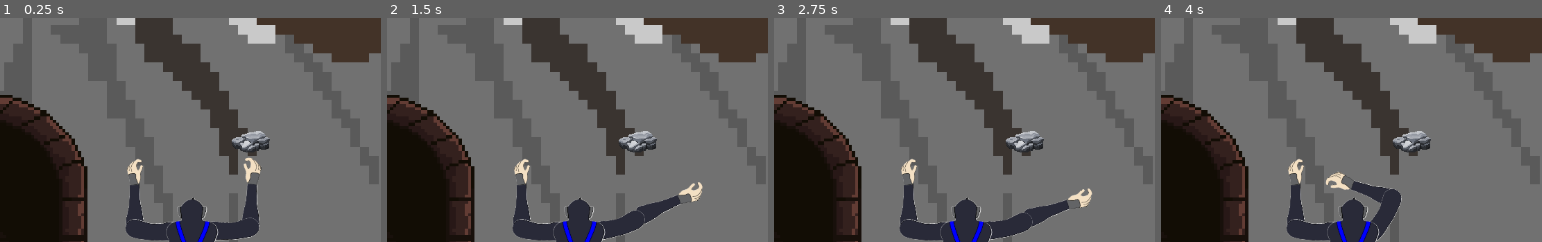
Above: before the commit, frames 1-4 (left to right).
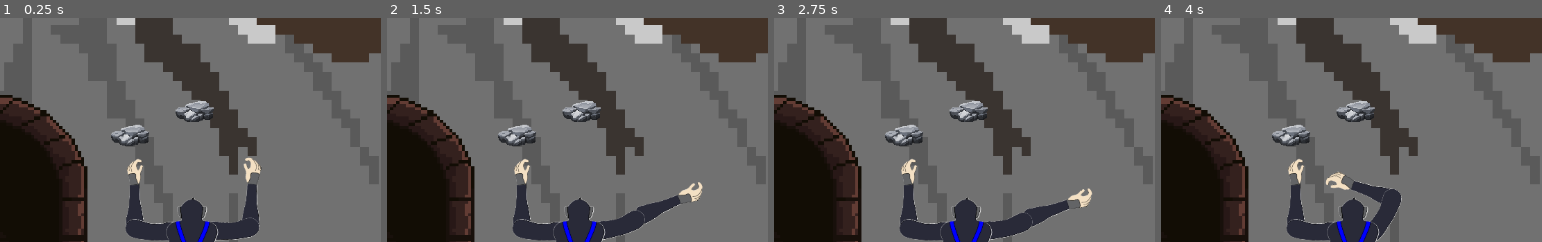
Above: after the commit, the same moments.

Repository: Igg2000/Juego_Escalada
Game: Godot game, scene res://scenes/mapa1.tscn
The game is run twice, just before and just after one commit, with the same random seed, the same clock (stepped at 60 frames per second) and the same inputs. This scene is started directly instead of the project's main scene.
Inputs:
- Up to frame 1 (0.25 s): no input
- Up to frame 2 (1.5 s): tap Enter at 0.5 s; hold Right 0.53-1.28 s; hold Shift 0.53-1.28 s; hold Down from 1.28 s (still down); tap Shift at 1.35 s
- Up to frame 3 (2.75 s): release Down at 2.03 s; hold Right from 2.03 s (still down); hold Shift from 2.03 s (still down)
- Up to frame 4 (4 s): release Right at 2.78 s; release Shift at 2.78 s; hold Up 2.78-3.53 s; tap Shift at 2.85 s; hold Left from 3.53 s (still down); hold Shift from 3.53 s (still down)
The pictures show only the part of the screen within x 22-72%, y 0-50%; the shares and areas given below are measured in that part.

The runs differ from the first frame. In frame 1, 1.8% of the frame differs, in the area x 29-71%, y 37-61%; in frame 2, 1.8%; in frame 3, 1.8%; in frame 4, 1.8%.

Commit message:
v.0.022
Ya hay detención en ambos brazos con las rocas

Diff:
--- a/scenes/jugador.tscn
+++ b/scenes/jugador.tscn
@@ -102,7 +102,7 @@
 
 [node name="AntebrazoDc" type="Sprite2D" parent="base" groups=["AntebrazoDc"]]
 position = Vector2(73.0613, -52.5254)
-rotation = 0.0402727
+rotation = 0.0402736
 scale = Vector2(0.349745, 0.349745)
 texture = ExtResource("1_lu4vh")
 
@@ -114,13 +114,14 @@
 scale = Vector2(3.50019, 3.50019)
 shape = SubResource("CapsuleShape2D_ep8sc")
 
-[node name="AntebrazoIc" type="Sprite2D" parent="base"]
+[node name="AntebrazoIc" type="Sprite2D" parent="base" groups=["AntebrazoIc"]]
 position = Vector2(-70.138, -57.5363)
-rotation = 0.00929869
+rotation = 0.00930107
 scale = Vector2(0.350067, 0.350067)
 texture = ExtResource("2_g37r3")
 
-[node name="Area2D" type="Area2D" parent="base/AntebrazoIc"]
+[node name="Area2D" type="Area2D" parent="base/AntebrazoIc" groups=["AntebrazoIc"]]
+collision_layer = 2
 
 [node name="CollisionShape2D" type="CollisionShape2D" parent="base/AntebrazoIc/Area2D"]
 position = Vector2(-9.09663, -95.5063)
@@ -128,13 +129,13 @@
 shape = SubResource("CapsuleShape2D_o418e")
 
 [node name="BrazoD" type="Sprite2D" parent="base"]
-position = Vector2(44.2349, -14.7113)
+position = Vector2(44.2348, -14.7113)
 rotation = 1.49704
 scale = Vector2(0.349945, 0.349945)
 texture = ExtResource("3_5343f")
 
 [node name="BrazoI" type="Sprite2D" parent="base"]
-position = Vector2(-40.8327, -18.1966)
+position = Vector2(-40.8328, -18.1966)
 rotation = -1.50377
 scale = Vector2(0.349953, 0.349953)
 texture = ExtResource("4_l3mph")
--- a/scenes/mapa1.tscn
+++ b/scenes/mapa1.tscn
@@ -580,7 +580,10 @@
 [node name="Rocas" type="Node2D" parent="."]
 
 [node name="Rock" parent="Rocas" instance=ExtResource("4_aa7cn")]
-position = Vector2(393, 243)
+position = Vector2(339, 214)
+
+[node name="Rock2" parent="Rocas" instance=ExtResource("4_aa7cn")]
+position = Vector2(277, 237)
 
 [node name="Jugador" parent="." instance=ExtResource("2_rgf5d")]
 position = Vector2(336, 340)
--- a/scripts/rock.gd
+++ b/scripts/rock.gd
@@ -10,15 +10,15 @@
 		print("Error: No se encontró el nodo Area2D en Rock")  # Mensaje de error
 
 func _on_body_entered(body):
-	print("Cuerpo detectado:", body.name)  # Verifica qué cuerpo está entrando
-	if body.is_in_group("AntebrazoDc"):
+	#print("Cuerpo detectado:", body.name)  # Verifica qué cuerpo está entrando
+	if body.is_in_group("AntebrazoIc"):
 		print("Brazo cerca de la roca")
 	else:
 		print("Otro cuerpo detectado:", body.name)  # Verifica si otros cuerpos están entrando
 
 func _on_body_exited(body):
-	print("Cuerpo que sale:", body.name)  # Verifica qué cuerpo está saliendo
-	if body.is_in_group("AntebrazoDc"):
+	#print("Cuerpo que sale:", body.name)  # Verifica qué cuerpo está saliendo
+	if body.is_in_group("AntebrazoIc"):
 		print("Brazo se aleja de la roca")
 	else:
 		print("Otro cuerpo sale:", body.name)  # Verifica si otros cuerpos están saliendo
